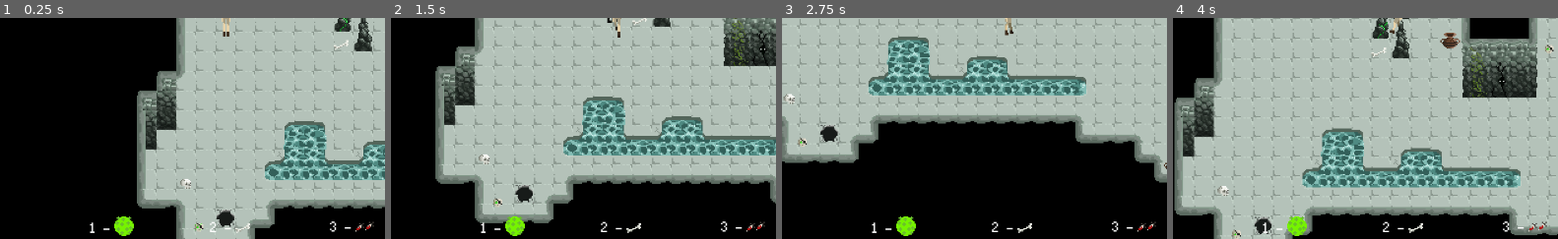
Above: before the commit, frames 1-4 (left to right).
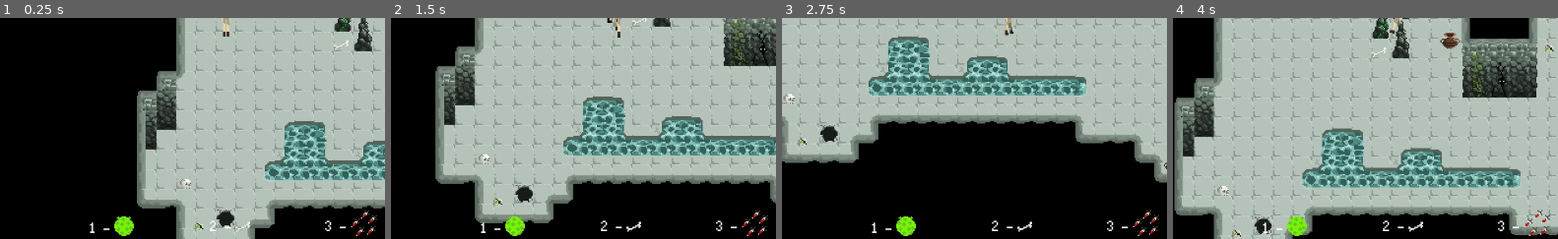
Above: after the commit, the same moments.

Repository: mirogon/Archaeology
Game: Godot game, scene res://Scenes/Main.tscn
Same seed, same stepped clock (60 frames per second), same inputs: the game is played once before the commit and once after it.
Inputs (mouse positions are % of the whole screen's width and height, from its top left):
- Up to frame 1 (0.25 s): no input
- Up to frame 2 (1.5 s): tap Enter at 0.5 s; move the mouse to (71, 45) at 0.52 s; hold Right (ui_right) 0.53-1.28 s; tap F (action) at 0.6 s; move the mouse to (28, 55) at 1.27 s; hold Down (ui_down) from 1.28 s (still down); tap 1 at 1.35 s
- Up to frame 3 (2.75 s): move the mouse to (59, 28) at 2.02 s; release Down (ui_down) at 2.03 s; hold Right (ui_right) from 2.03 s (still down); hold 2 from 2.03 s (still down)
- Up to frame 4 (4 s): move the mouse to (44, 70) at 2.77 s; release Right (ui_right) at 2.78 s; release 2 at 2.78 s; hold Up (ui_up) 2.78-3.53 s; tap 3 at 2.85 s; move the mouse to (80, 65) at 3.52 s; hold Left (ui_left) from 3.53 s (still down); hold Enter from 3.53 s (still down)
The pictures show only the part of the screen within x 20-70%, y 50-100%; the shares and areas given below are measured in that part.

The runs differ from the first frame. In frame 1, 0.5% of the frame differs, in the area x 54-98%, y 87-99%; in frame 2, 0.5%; in frame 3, 0.5%; in frame 4, 0.5%.

Commit message:
Replaced third Skill Ui icon

Diff:
--- a/Scenes/Ui/MainUi.tscn
+++ b/Scenes/Ui/MainUi.tscn
@@ -8,7 +8,7 @@
 [ext_resource path="res://Scripts/Ui/TimerLabel.gd" type="Script" id=6]
 [ext_resource path="res://Asstes/UI/HealingArea.png" type="Texture" id=7]
 [ext_resource path="res://Asstes/Items/Bone.png" type="Texture" id=8]
-[ext_resource path="res://Asstes/Items/Syringe.png" type="Texture" id=9]
+[ext_resource path="res://Asstes/UI/syringeCircle.png" type="Texture" id=9]
 
 [sub_resource type="DynamicFont" id=1]
 size = 38
@@ -140,9 +140,9 @@
 
 [node name="Label2" type="Label" parent="SKILLS_UNFINISHED_AND_UGLY"]
 margin_left = 427.0
-margin_top = 683.0
+margin_top = 681.0
 margin_right = 851.0
-margin_bottom = 714.0
+margin_bottom = 712.0
 size_flags_horizontal = 3
 custom_fonts/font = SubResource( 3 )
 text = "2 - "
@@ -157,19 +157,19 @@
 texture = ExtResource( 8 )
 
 [node name="Label3" type="Label" parent="SKILLS_UNFINISHED_AND_UGLY"]
-margin_left = 622.0
-margin_top = 682.0
-margin_right = 1046.0
-margin_bottom = 713.0
+margin_left = 614.0
+margin_top = 681.0
+margin_right = 1038.0
+margin_bottom = 712.0
 size_flags_horizontal = 3
 custom_fonts/font = SubResource( 3 )
 text = "3 - "
 align = 1
 
 [node name="TextureRect3" type="TextureRect" parent="SKILLS_UNFINISHED_AND_UGLY/Label3"]
-margin_left = 229.0
-margin_top = 10.0
-margin_right = 245.0
-margin_bottom = 50.0
+margin_left = 230.0
+margin_top = -12.0
+margin_right = 254.0
+margin_bottom = 28.0
 rect_scale = Vector2( 2, 2 )
 texture = ExtResource( 9 )
Binary file added: Asstes/UI/syringeCircle.png
Not shown, added: Asstes/UI/syringeCircle.png.import
